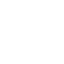
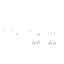
Layers edited between the first and the second 64px x 64px image:
added layer "grasstopping" above "mushrooms" over bbox(3, 29, 56, 45)
